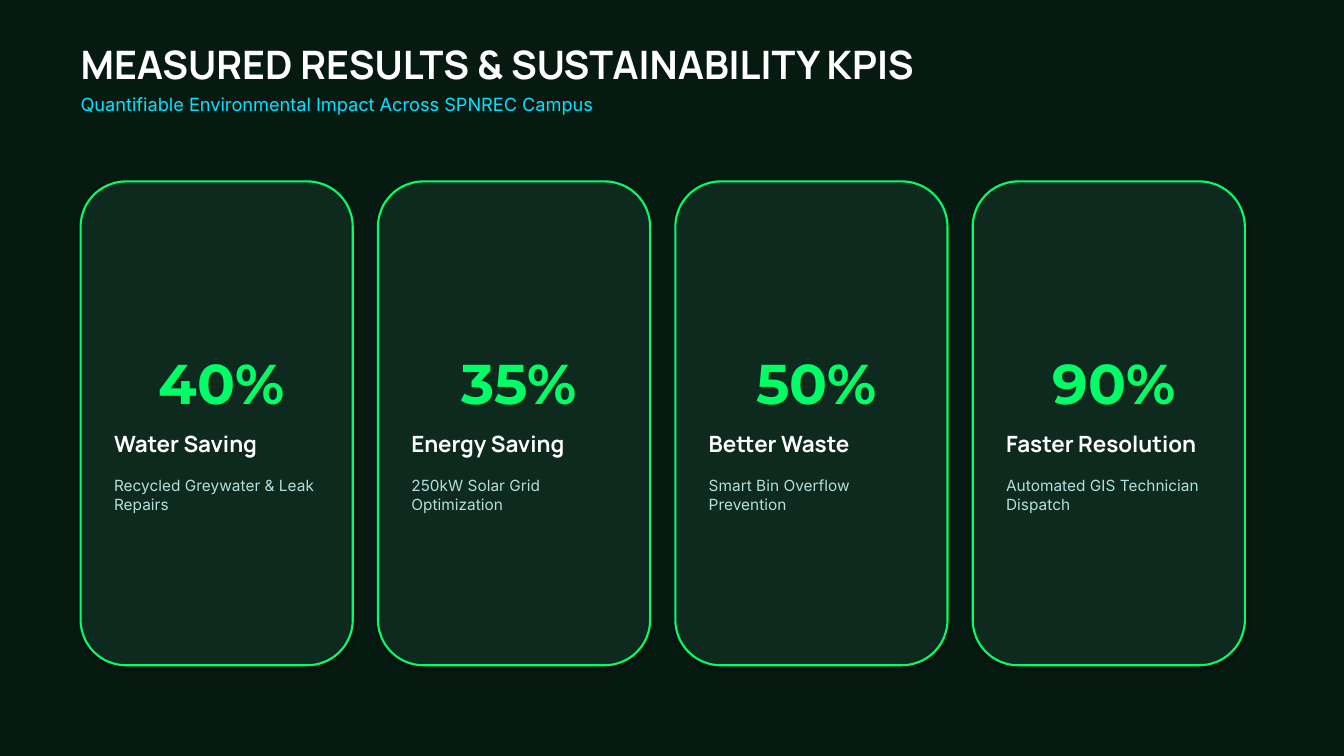
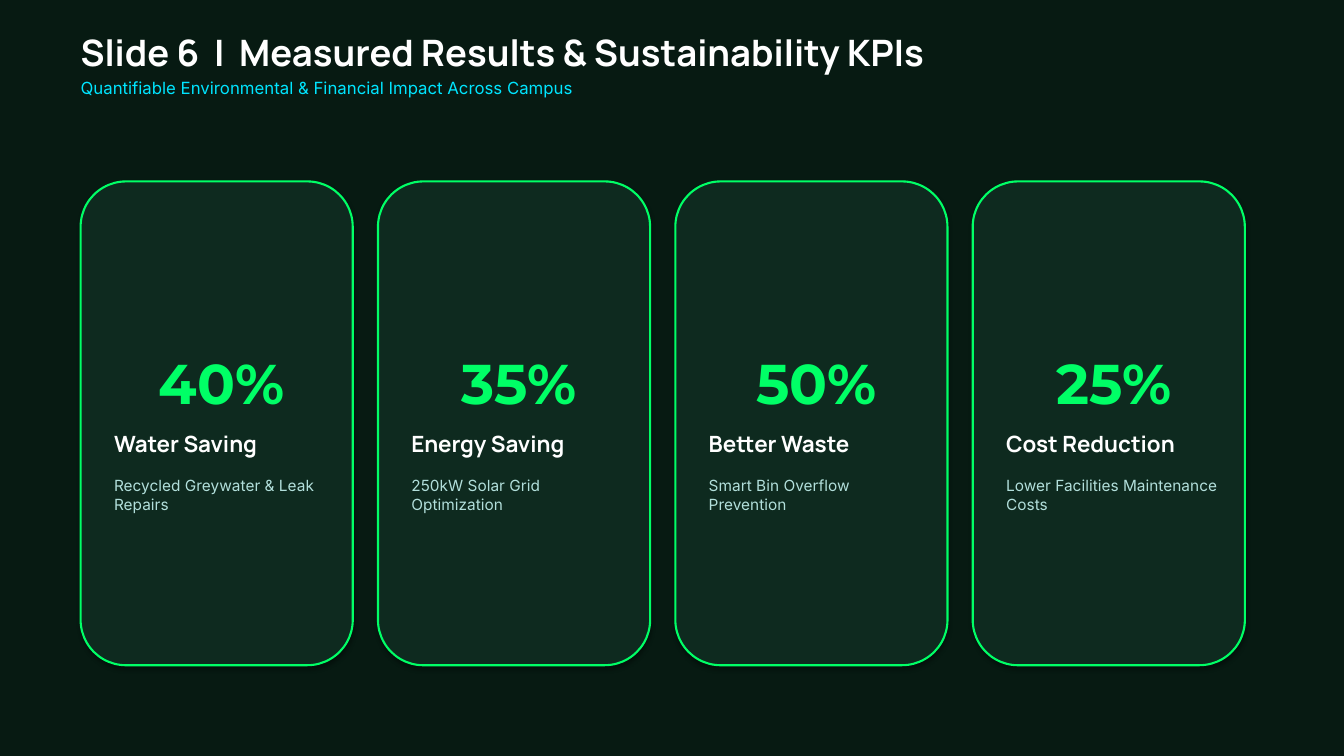
Before and after one commit to yashkumar5224/GreenVerse-AI-Smart-Campus-Sustainability-Maintenance-Platform, a slide deck: slide 6 of public/GreenVerse_AI_IoT_Smart_Campus_Presentation.pptx (slide 9 before the commit). Drawn at 1344x756 pixels with LibreOffice and Linux fonts; fonts in the diff are those of the drawing. Boxes give left, top, right and bottom in pixels: in the first picture for what was removed or moved away, otherwise in the second. Text is boxed around its words. In the diff, an @@ line names an element or a change of style, - is before the commit and + after.

```diff
--- a/public/GreenVerse_AI_IoT_Smart_Campus_Presentation.pptx
+++ b/public/GreenVerse_AI_IoT_Smart_Campus_Presentation.pptx
@@ text at bbox=[81, 39, 924, 98]: text changed; size 13 to 12 pt @@
-MEASURED RESULTS & SUSTAINABILITY KPIS
-Quantifiable Environmental Impact Across SPNREC Campus
+Slide 6 | Measured Results & Sustainability KPIs
+Quantifiable Environmental & Financial Impact Across Campus
@@ text in rounded rectangle at bbox=[1006, 364, 1217, 510]: text changed @@
-90%
-Faster Resolution
-Automated GIS Technician Dispatch
+25%
+Cost Reduction
+Lower Facilities Maintenance Costs
```
Also in this commit, not shown: 5 other slides changed, 2 slides added, 6 slides removed.
